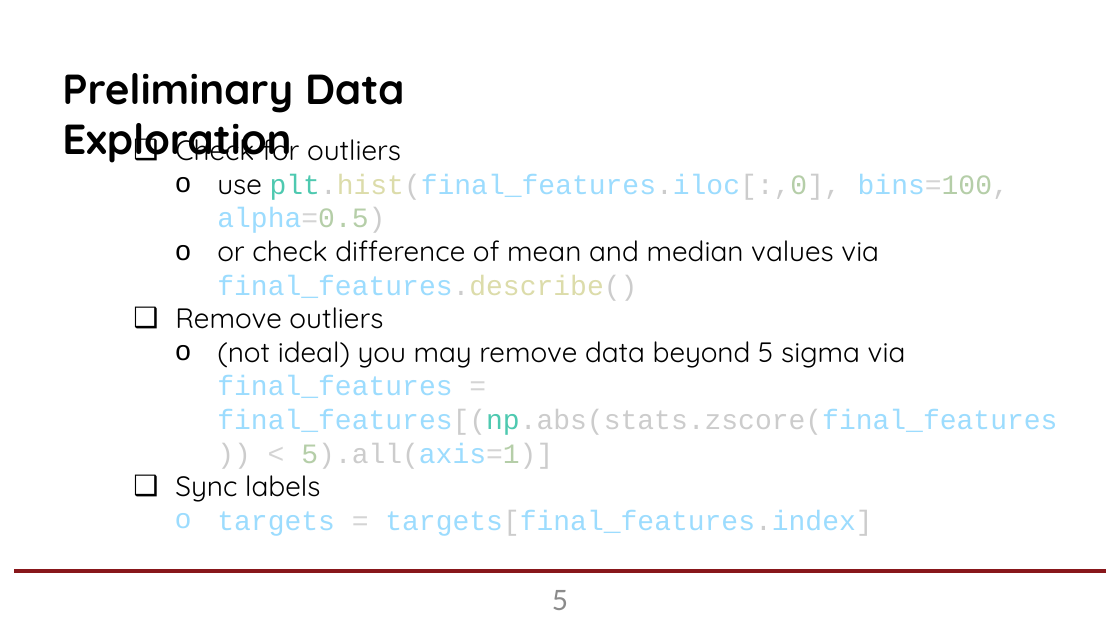
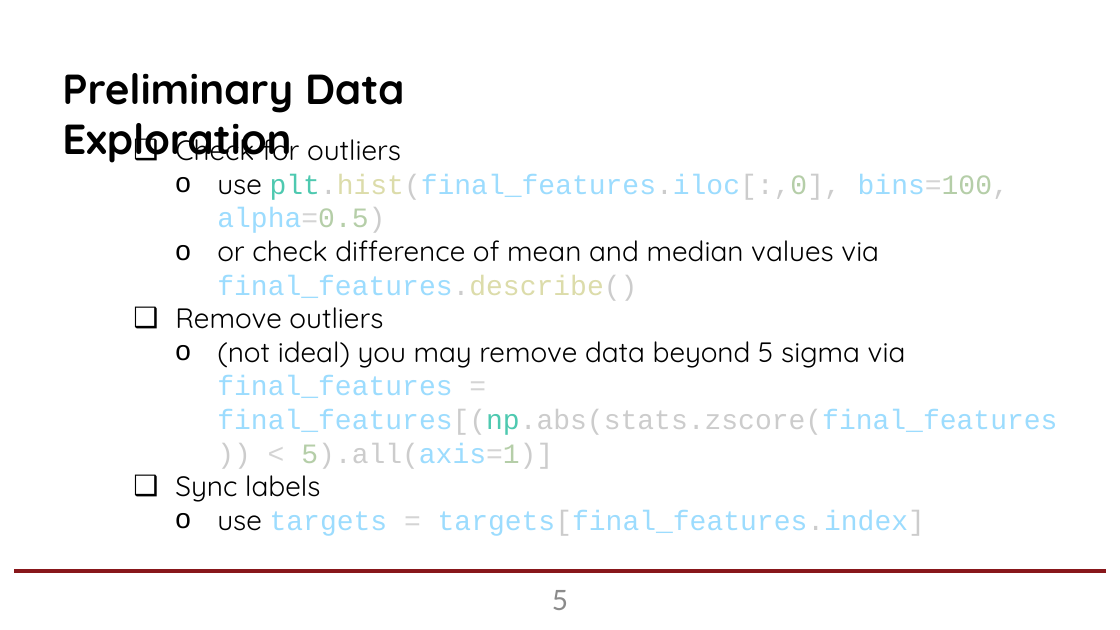
Before and after one commit to mrdchua/Supervised-Classification, a slide deck: slide 5 of notes/03_Supervised_Classification.pptx. Drawn at 1120x630 pixels with LibreOffice and Linux fonts; fonts in the diff are those of the drawing. Boxes give left, top, right and bottom in pixels: in the first picture for what was removed or moved away, otherwise in the second. Text is boxed around its words. In the diff, an @@ line names an element or a change of style, - is before the commit and + after.

```diff
--- a/notes/03_Supervised_Classification.pptx
+++ b/notes/03_Supervised_Classification.pptx
@@ text at [217,510,925,536]: text changed @@
-  o targets = targets[final_features.index]
+  o use targets = targets[final_features.index]
```
Also in this commit, not shown: 1 other slide changed.
